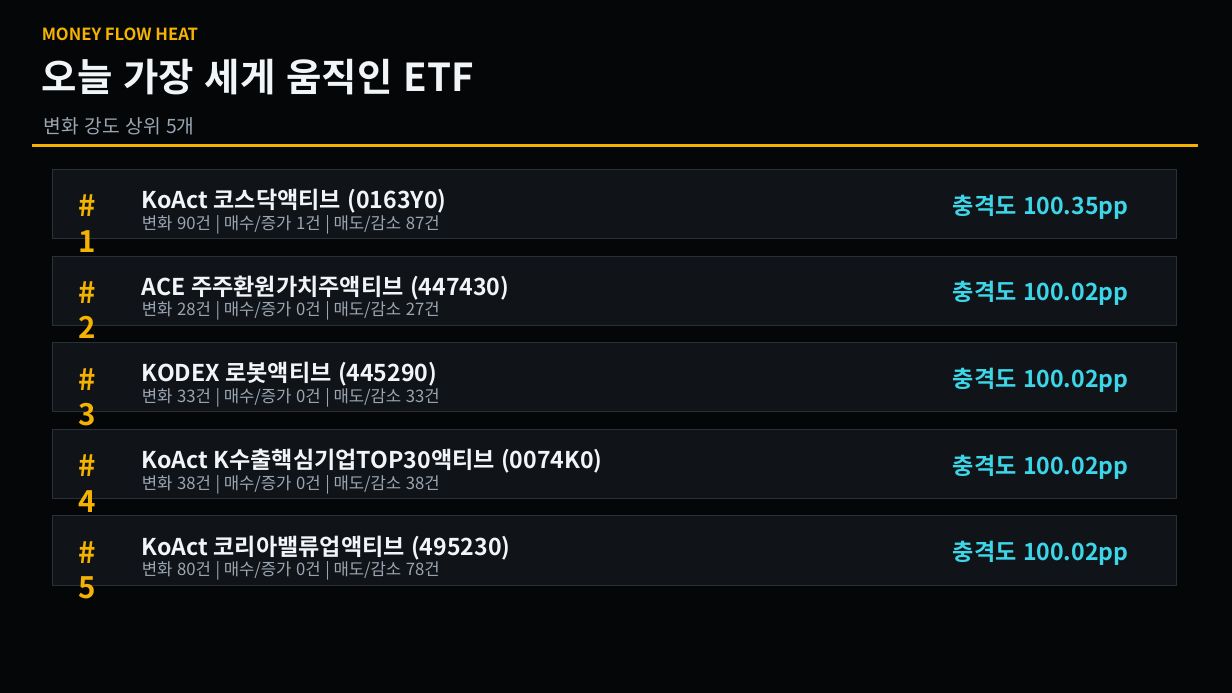
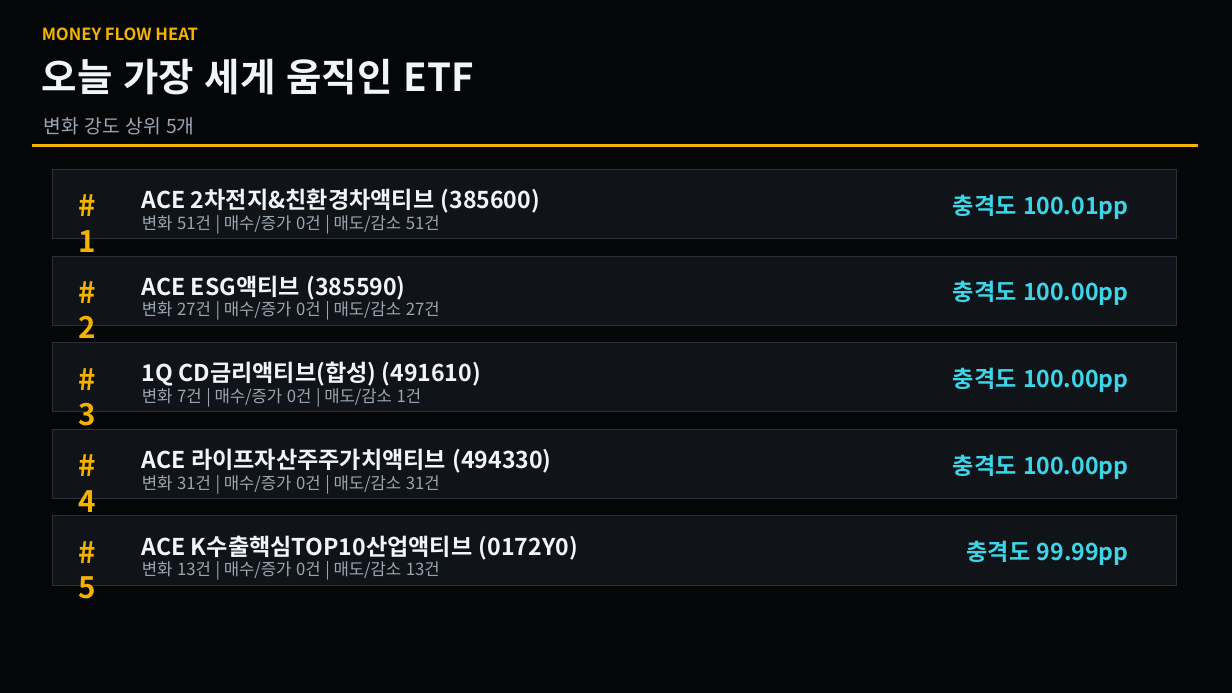
Before and after one commit to se2in/ETF_KRX, a slide deck: slide 2 of docs/latest_changes.pptx. Drawn at 1232x693 pixels with LibreOffice and Linux fonts; fonts in the diff are those of the drawing. Boxes give left, top, right and bottom in pixels: in the first picture for what was removed or moved away, otherwise in the second. Text is boxed around its words. In the diff, an @@ line names an element or a change of style, - is before the commit and + after.

```diff
--- a/docs/latest_changes.pptx
+++ b/docs/latest_changes.pptx
@@ text at (x1=142, y1=188, x2=540, y2=213): text changed @@
-KoAct 코스닥액티브 (0163Y0)
+ACE 2차전지&친환경차액티브 (385600)
@@ text at (x1=953, y1=194, x2=1128, y2=219): text changed @@
-충격도 100.35pp
+충격도 100.01pp
@@ text at (x1=142, y1=215, x2=440, y2=232): text changed @@
-변화 90건 | 매수/증가 1건 | 매도/감소 87건
+변화 51건 | 매수/증가 0건 | 매도/감소 51건
@@ text at (x1=142, y1=298, x2=440, y2=318): text changed @@
-변화 28건 | 매수/증가 0건 | 매도/감소 27건
+변화 27건 | 매수/증가 0건 | 매도/감소 27건
@@ text at (x1=142, y1=275, x2=405, y2=300): text changed @@
-ACE 주주환원가치주액티브 (447430)
+ACE ESG액티브 (385590)
@@ text at (x1=953, y1=280, x2=1128, y2=305): text changed @@
-충격도 100.02pp
+충격도 100.00pp
@@ text at (x1=142, y1=385, x2=422, y2=405): text changed @@
-변화 33건 | 매수/증가 0건 | 매도/감소 33건
+변화 7건 | 매수/증가 0건 | 매도/감소 1건
@@ text at (x1=142, y1=361, x2=481, y2=386): text changed @@
-KODEX 로봇액티브 (445290)
+1Q CD금리액티브(합성) (491610)
@@ text at (x1=953, y1=367, x2=1128, y2=392): text changed @@
-충격도 100.02pp
+충격도 100.00pp
@@ text at (x1=142, y1=448, x2=552, y2=473): text changed @@
-KoAct K수출핵심기업TOP30액티브 (0074K0)
+ACE 라이프자산주주가치액티브 (494330)
@@ text at (x1=142, y1=475, x2=440, y2=492): text changed @@
-변화 38건 | 매수/증가 0건 | 매도/감소 38건
+변화 31건 | 매수/증가 0건 | 매도/감소 31건
@@ text at (x1=953, y1=454, x2=1128, y2=479): text changed @@
-충격도 100.02pp
+충격도 100.00pp
@@ text at (x1=142, y1=535, x2=578, y2=560): text changed @@
-KoAct 코리아밸류업액티브 (495230)
+ACE K수출핵심TOP10산업액티브 (0172Y0)
@@ text at (x1=142, y1=561, x2=440, y2=578): text changed @@
-변화 80건 | 매수/증가 0건 | 매도/감소 78건
+변화 13건 | 매수/증가 0건 | 매도/감소 13건
@@ text at (x1=967, y1=540, x2=1129, y2=565): text changed @@
-충격도 100.02pp
+충격도 99.99pp
```
Also in this commit, not shown: 4 other slides changed, 1 other file.
